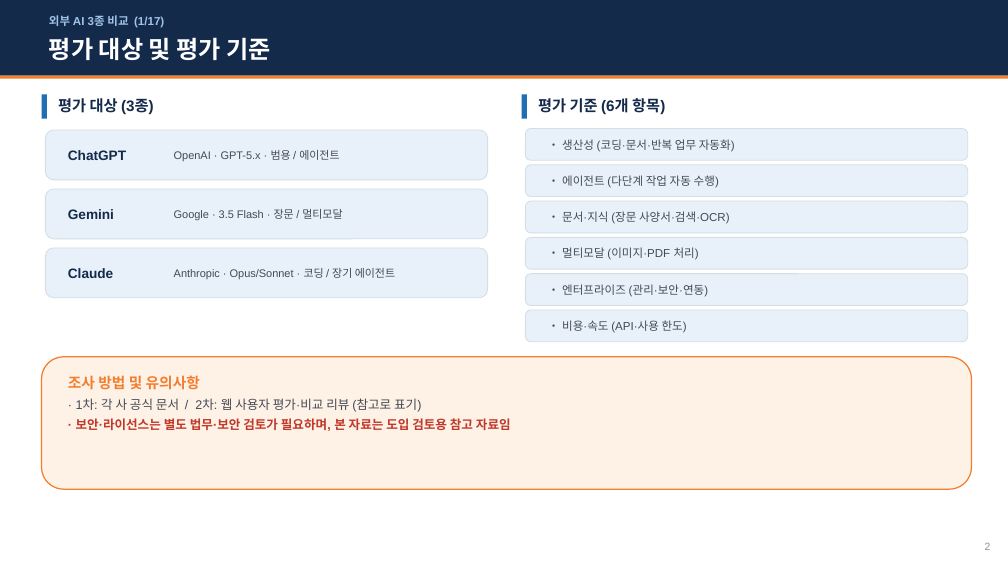
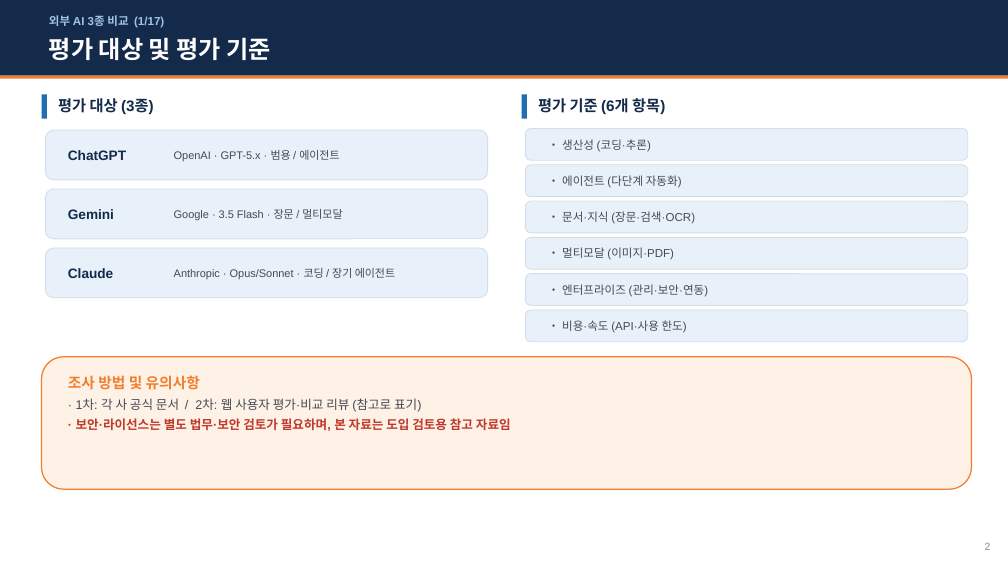
Before and after one commit to whaleonbush/poc, a slide deck: slide 2 of 외부AI_3종_비교조사.pptx. Drawn at 1008x567 pixels with LibreOffice and Linux fonts; fonts in the diff are those of the drawing. Boxes give left, top, right and bottom in pixels: in the first picture for what was removed or moved away, otherwise in the second. Text is boxed around its words. In the diff, an @@ line names an element or a change of style, - is before the commit and + after.

```diff
--- a/외부AI_3종_비교조사.pptx
+++ b/외부AI_3종_비교조사.pptx
@@ text at (562, 139, 651, 152): text changed @@
-• 생산성 (코딩·문서·반복 업무 자동화)
+• 생산성 (코딩·추론)
@@ text at (562, 175, 682, 188): text changed @@
-• 에이전트 (다단계 작업 자동 수행)
+• 에이전트 (다단계 자동화)
@@ text at (562, 211, 695, 224): text changed @@
-• 문서·지식 (장문 사양서·검색·OCR)
+• 문서·지식 (장문·검색·OCR)
@@ text at (562, 247, 674, 260): text changed @@
-• 멀티모달 (이미지·PDF 처리)
+• 멀티모달 (이미지·PDF)
```
Also in this commit, not shown: 3 other slides changed, 1 other file.
